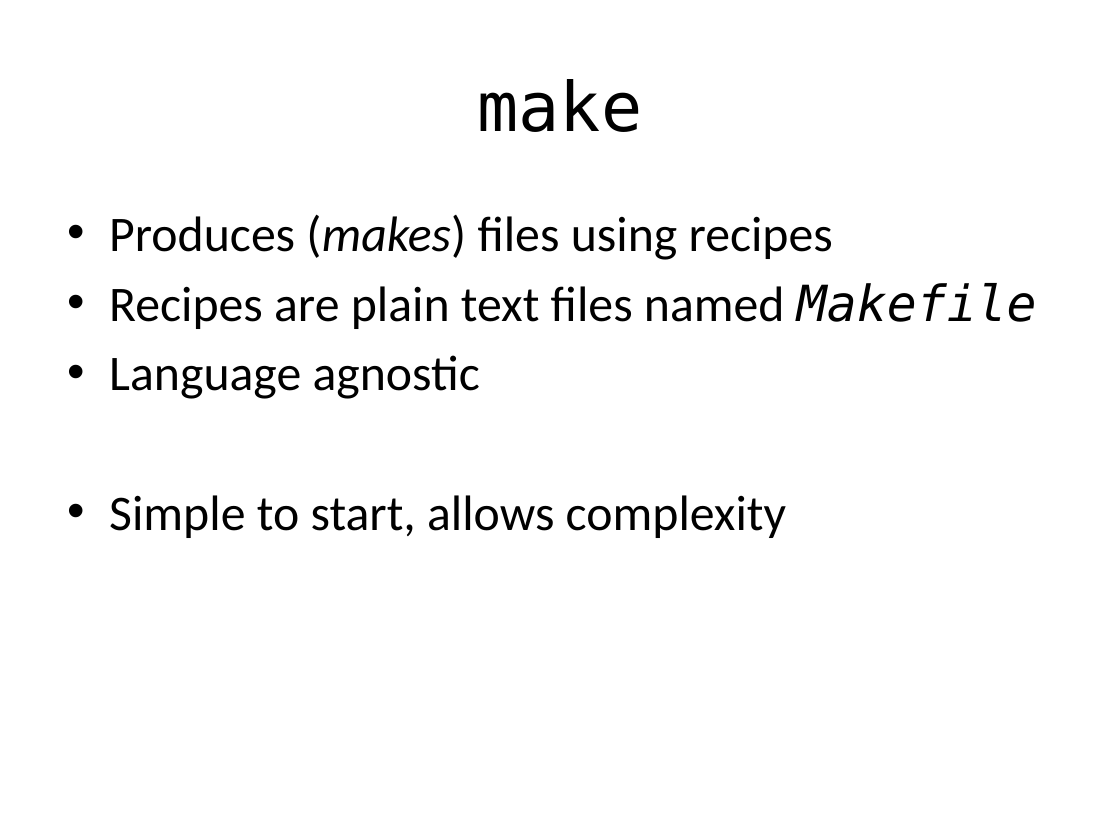
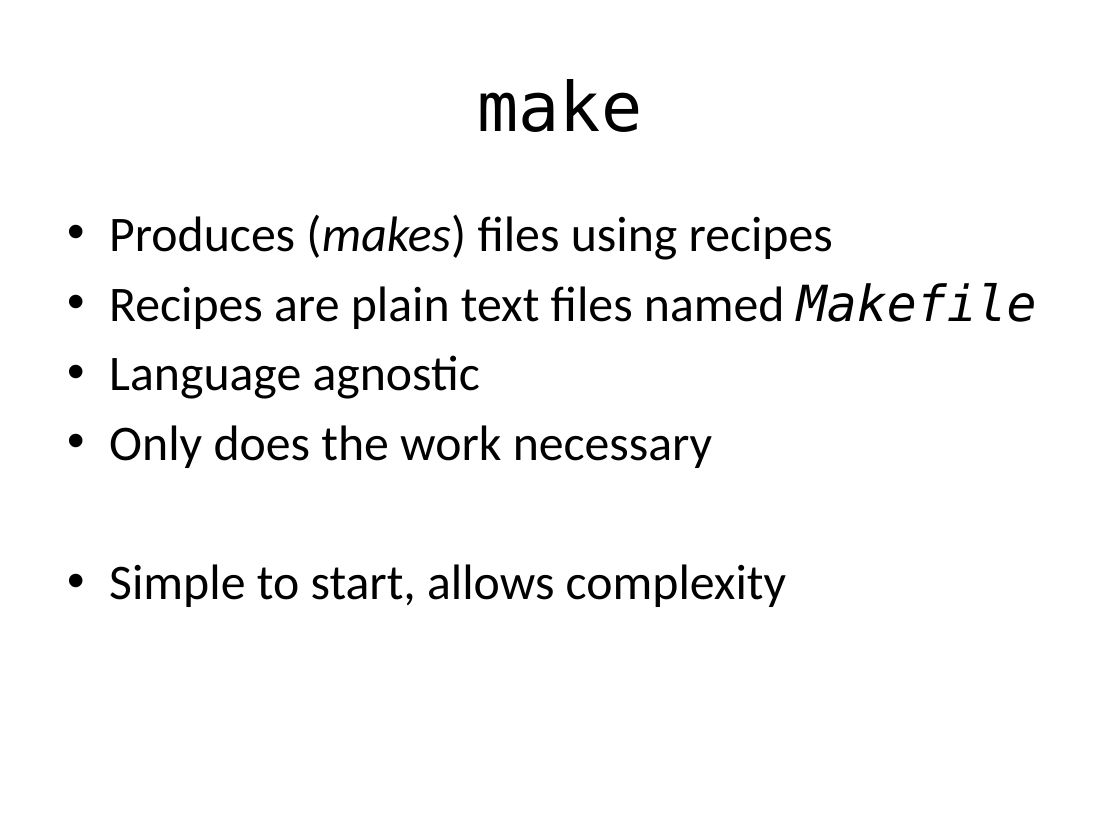
Before and after one commit to tsibley/Workflows-and-Parallel-Processing, a slide deck: slide 5 of CBG-2014-05-06.pptx. Drawn at 1120x840 pixels with LibreOffice and Linux fonts; fonts in the diff are those of the drawing. Boxes give left, top, right and bottom in pixels: in the first picture for what was removed or moved away, otherwise in the second. Text is boxed around its words. In the diff, an @@ line names an element or a change of style, - is before the commit and + after.

```diff
--- a/CBG-2014-05-06.pptx
+++ b/CBG-2014-05-06.pptx
@@ text at bbox=[109, 425, 712, 468]: paragraph added @@
+• Only does the work necessary
```
Also in this commit, not shown: 11 other slides changed, 5 slides added.
